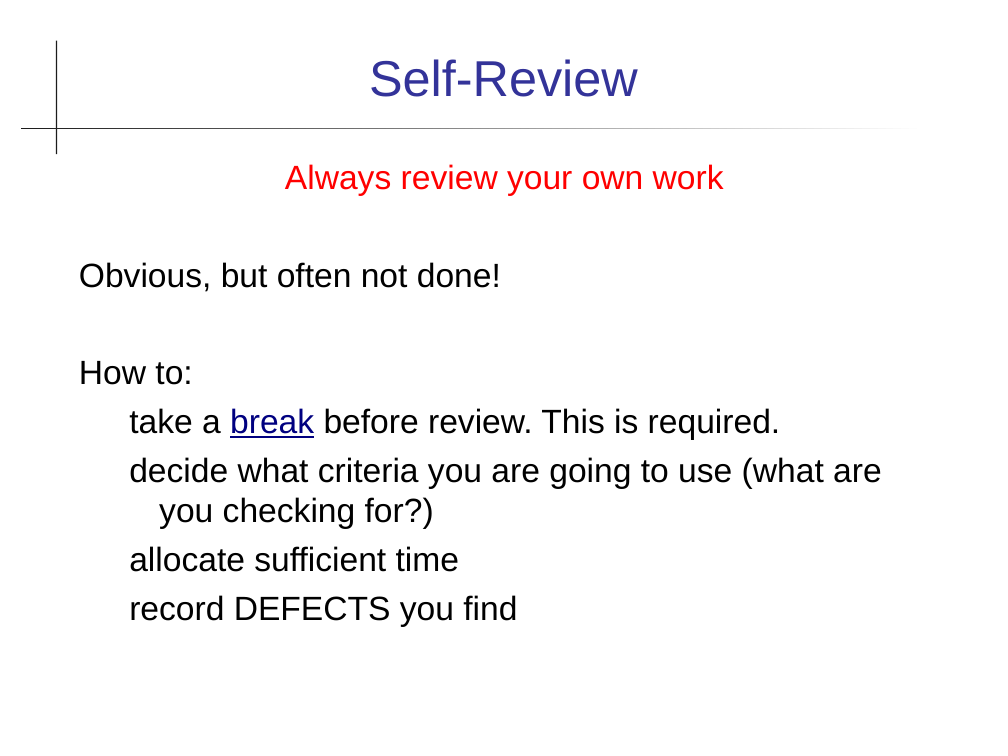
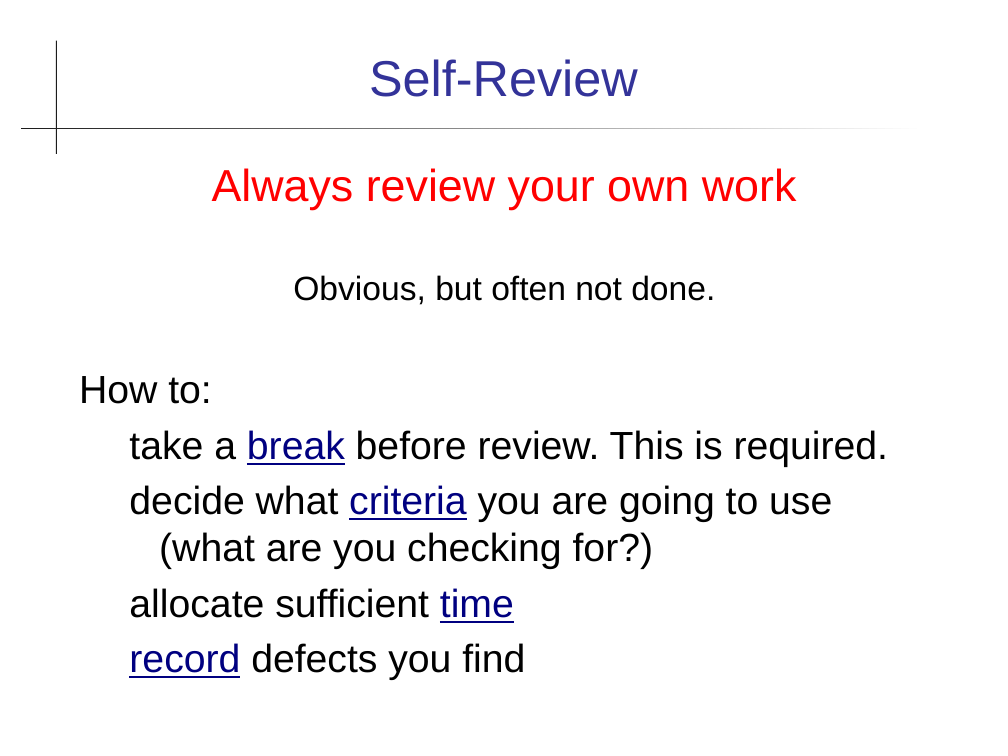
Before and after one commit to cpske/ISP, a slide deck: slide 25 of code-review/Reviews.ppt (slide 24 before the commit). Drawn at 1008x756 pixels with LibreOffice and Linux fonts; fonts in the diff are those of the drawing. Boxes give left, top, right and bottom in pixels: in the first picture for what was removed or moved away, otherwise in the second. Text is boxed around its words. In the diff, an @@ line names an element or a change of style, - is before the commit and + after.

Commit message:
review Authentication intro and Code Review docs

```diff
--- a/code-review/Reviews.ppt
+++ b/code-review/Reviews.ppt
@@ text at bbox=[79, 168, 889, 623]: size 24 to 32 pt in "Always review your own work"; size 24 to 28 pt in "How to:", "take a break before review. This is ...", "decide what criteria you are going to ...", "allocate sufficient time"; text colour #000000 to #000080, underline on in "criteria", "time" @@
@@ text at bbox=[293, 275, 715, 305]: text changed @@
-Obvious, but often not done!
+Obvious, but often not done.
@@ text at bbox=[129, 643, 525, 680]: text changed; size 24 to 28 pt @@
-  record DEFECTS you find
+  record defects you find
```
Also in this commit, not shown: 19 other slides changed, 1 slide added, 6 other files.
